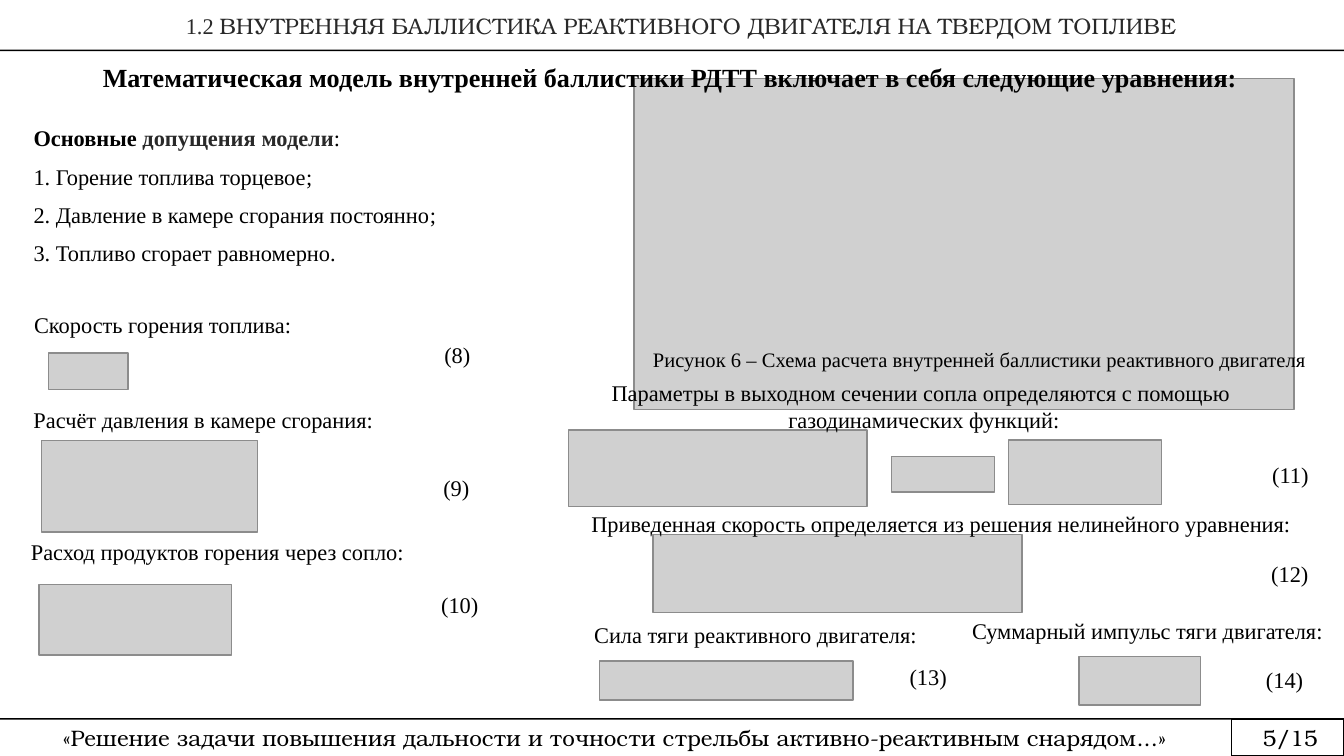
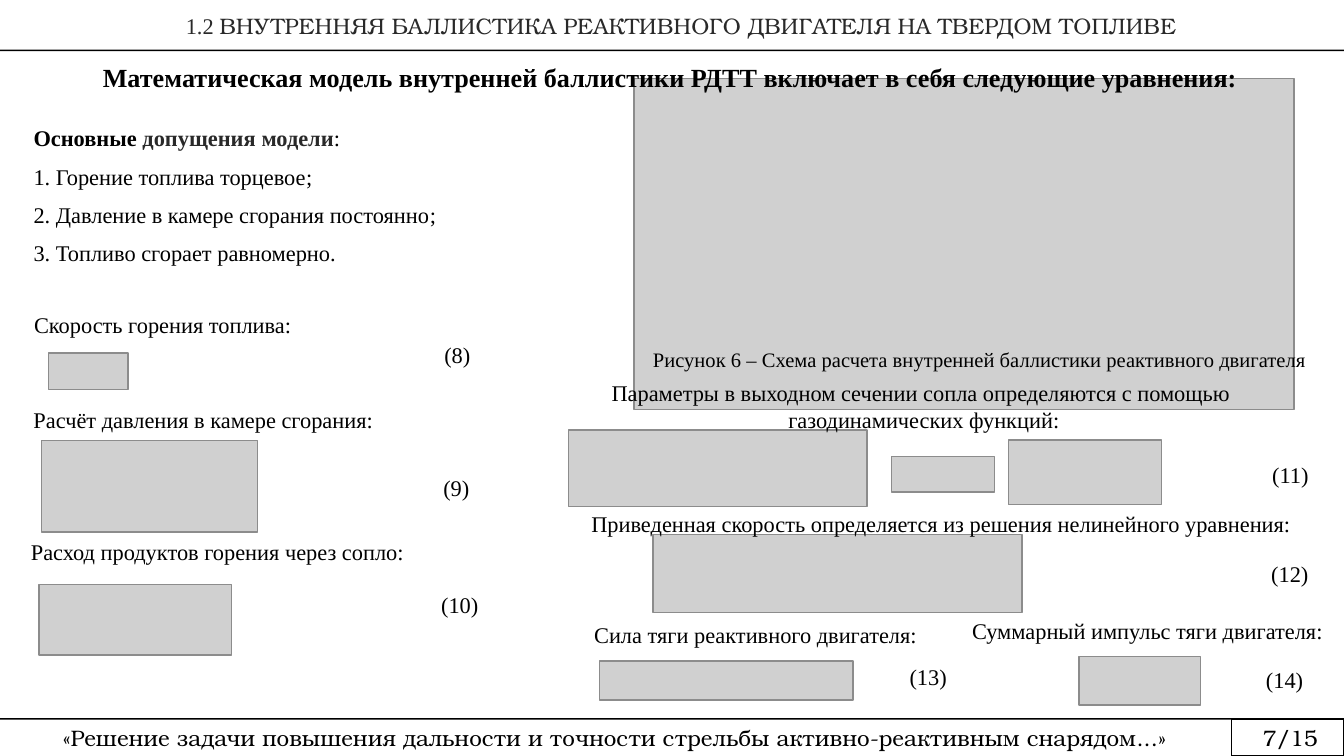
Before and after one commit to rustam-mansurov/cats, a slide deck: slide 8 of Аспирантура/План диссертации.pptx (slide 7 before the commit). Drawn at 1344x756 pixels with LibreOffice and Linux fonts; fonts in the diff are those of the drawing; grey boxes stand for pictures. Boxes give left, top, right and bottom in pixels: in the first picture for what was removed or moved away, otherwise in the second. Text is boxed around its words. In the diff, an @@ line names an element or a change of style, - is before the commit and + after.

```diff
--- a/Аспирантура/План диссертации.pptx
+++ b/Аспирантура/План диссертации.pptx
@@ text at (1263,730,1318,749): text changed @@
-5/15
+7/15
```
Also in this commit, not shown: 13 other slides changed, 7 slides added, 6 other files.
